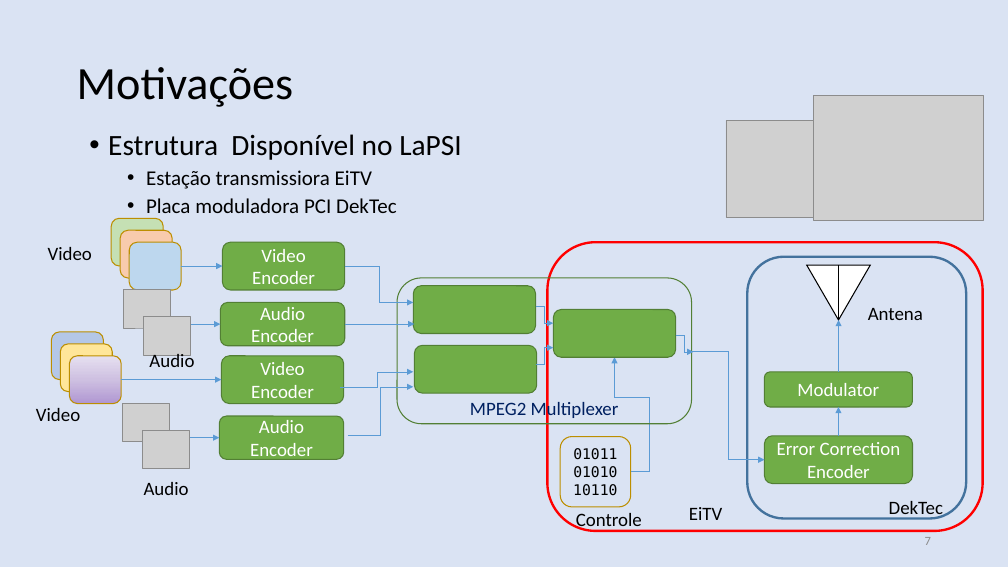
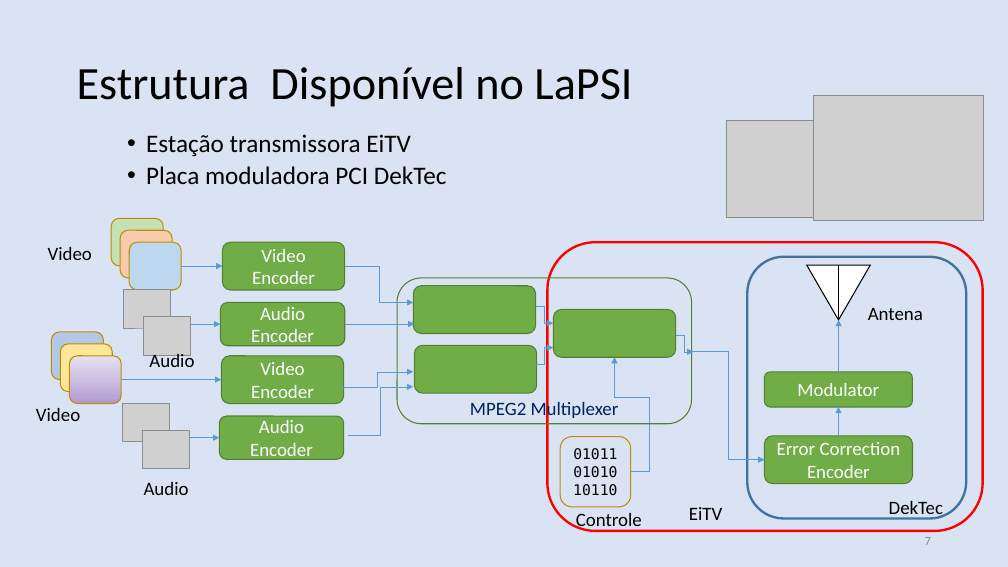
Before and after one commit to nasall2/TCC, a slide deck: slide 7 of relatorio/abntex2-modelos-1.9.2/figuras/apresentacao.pptx. Drawn at 1008x567 pixels with LibreOffice and Linux fonts; fonts in the diff are those of the drawing; grey boxes stand for pictures. Boxes give left, top, right and bottom in pixels: in the first picture for what was removed or moved away, otherwise in the second. Text is boxed around its words. In the diff, an @@ line names an element or a change of style, - is before the commit and + after.

```diff
--- a/relatorio/abntex2-modelos-1.9.2/figuras/apresentacao.pptx
+++ b/relatorio/abntex2-modelos-1.9.2/figuras/apresentacao.pptx
@@ text at (77,67,632,107): text changed @@
-Motivações
+Estrutura Disponível no LaPSI
@@ text at (146,134,411,157): text changed; size 28 to 24 pt @@
-• Estrutura Disponível no LaPSI
-  • Estação transmissiora EiTV
+  • Estação transmissora EiTV
@@ text at (146,166,447,184): size 20 to 24 pt in "Placa moduladora PCI DekTec" @@
```
Also in this commit, not shown: 17 other slides changed, 3 slides removed, 1 other file.
